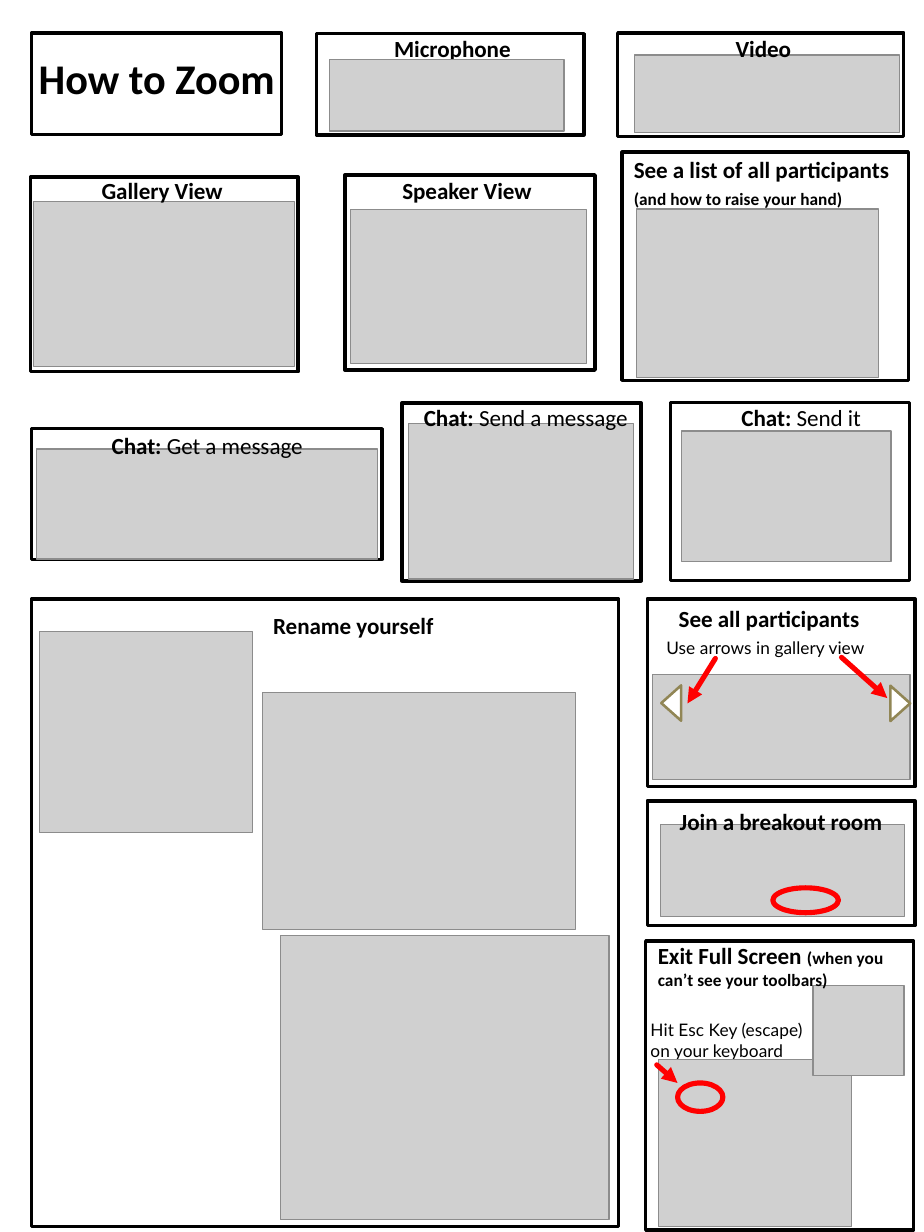
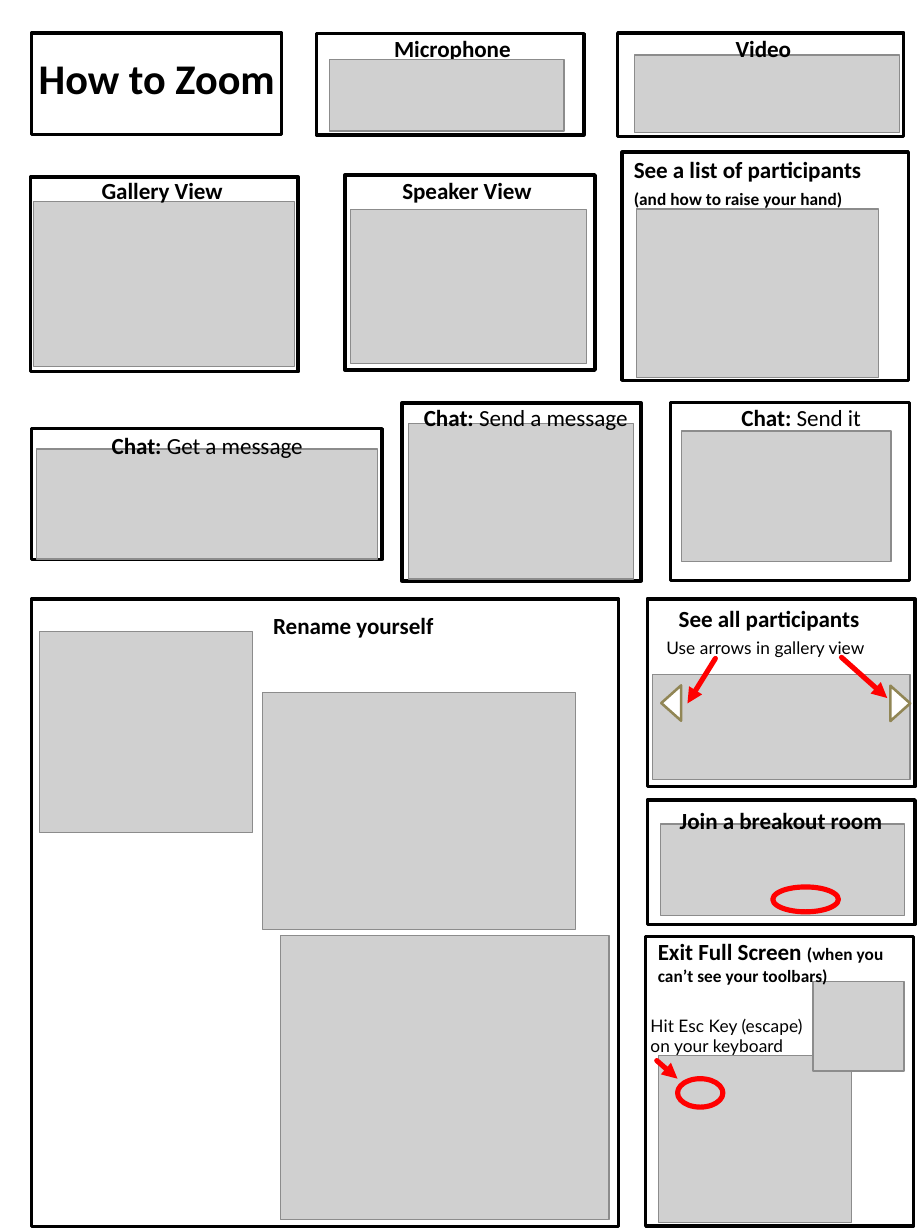
Before and after one commit to chfm/chfm.github.io, a slide deck: slide 1 of assets/images/zoom/zoom_howto.pptx. Drawn at 924x1232 pixels with LibreOffice and Linux fonts; fonts in the diff are those of the drawing; grey boxes stand for pictures. Boxes give left, top, right and bottom in pixels: in the first picture for what was removed or moved away, otherwise in the second. Text is boxed around its words. In the diff, an @@ line names an element or a change of style, - is before the commit and + after.

```diff
--- a/assets/images/zoom/zoom_howto.pptx
+++ b/assets/images/zoom/zoom_howto.pptx
@@ text at [634, 161, 862, 182]: text changed @@
-See a list of all participants
+See a list of participants
@@ 2 pictures, 2 texts, 1 ellipse, 1 arrow, 1 rectangle: place and size @@
-2 pictures, 2 texts, 1 ellipse, 1 arrow, 1 rectangle at [646, 941, 913, 1231]
+2 pictures, 2 texts, 1 ellipse, 1 arrow, 1 rectangle at [646, 936, 913, 1226]
```
Also in this commit, not shown: 5 other files.
